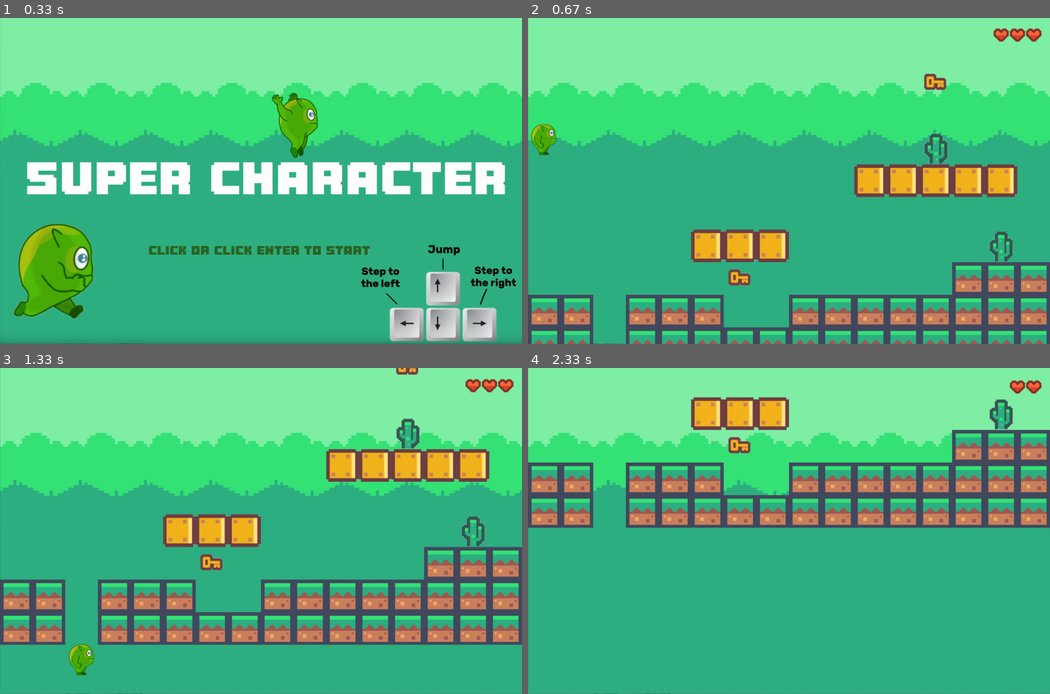
Above: before the commit, frames 1-4 (two rows, left to right).
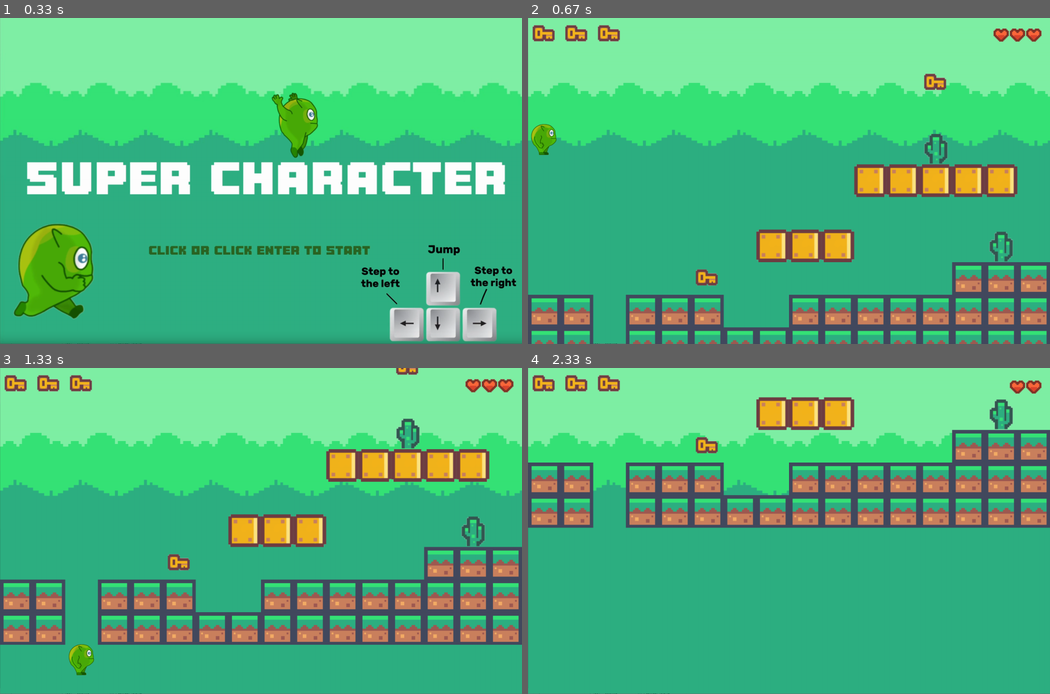
Above: after the commit, the same moments.

Repository: alienign/proect-pygame
Game: pygame game, started from super charachter.py
The game is run twice, just before and just after one commit, with the same random seed, the same clock (stepped at 60 frames per second) and the same inputs.
Inputs:
- Up to frame 1 (0.33 s): no input
- Up to frame 2 (0.67 s): tap Enter at 0.33 s
- Up to frame 3 (1.33 s): hold Right 0.67-1.13 s
- Up to frame 4 (2.33 s): hold Right 1.5-1.97 s; hold Left from 2 s (still down)

Frame 1 is identical in both runs. In frame 2, 3.5% of the frame differs, in the area x 0-63%, y 2-83%; in frame 3, 3.5%, in the area x 0-63%, y 2-63%; in frame 4, 3.5%.

Commit message:
подсчет ключей

Diff:
--- a/data/level1.txt
+++ b/data/level1.txt
@@ -4,7 +4,7 @@
 ............|............
 ..........=====..........
 ....................==...
-.....===......|.....-....
-@.....-......++++.+++++++
+.......===....|....-.....
+@....-.......++++.+++++++
 ++.+++..+++++++++.+++++++
 ++.++++++++++++++.+++++++
--- a/super charachter.py
+++ b/super charachter.py
@@ -8,7 +8,7 @@
 clock = pygame.time.Clock()
 max_width = 0
 pygame.init()
-
+count_keys = 3
 
 class Background(pygame.sprite.Sprite):  # Фонновое изображение
     def __init__(self, image_file, location):
@@ -199,7 +199,7 @@
                             self.direction.y = 0
                             self.on_ground = True
                             self.on_start_y = True
-
+        global count_keys
         for sprite in self.sprites.sprites():  # Собираем ключи
             sprite_pos = sprite.rect.x, sprite.rect.y
             for pos_k in self.key_pos:
@@ -207,10 +207,17 @@
                     if sprite.rect.colliderect(self.rect):
                         self.count_key += 1
                         sprite.kill()
+                        count_keys -= 1
                         pygame.mixer.music.load('data/' + 'key.mp3')
                         pygame.mixer.music.play(0)
         if self.on_ground and self.direction.y != 0:
             self.on_ground = False
+
+    def draw_keys(self): #отрисовка кол-ва ключей которые еще не собраны
+        for i in range(3 - self.count_key):
+            key = load_image('key.png')
+            screen.blit(key, ( i * tile_size, 0))
+        pygame.display.update()
 
     def horizontal_c(self):  # Горизонтальное столкновение героя
         collision = False
@@ -325,7 +332,6 @@
                 self.image = player_image_left
                 did_ran_left = False
 
-
     def update(self):
         self.input()
         self.rect.x += self.direction.x * self.speed
@@ -334,6 +340,7 @@
         self.start()
         self.vertical_c()
         self.animate()
+        self.draw_keys()
 
 
 borders_camera = {
